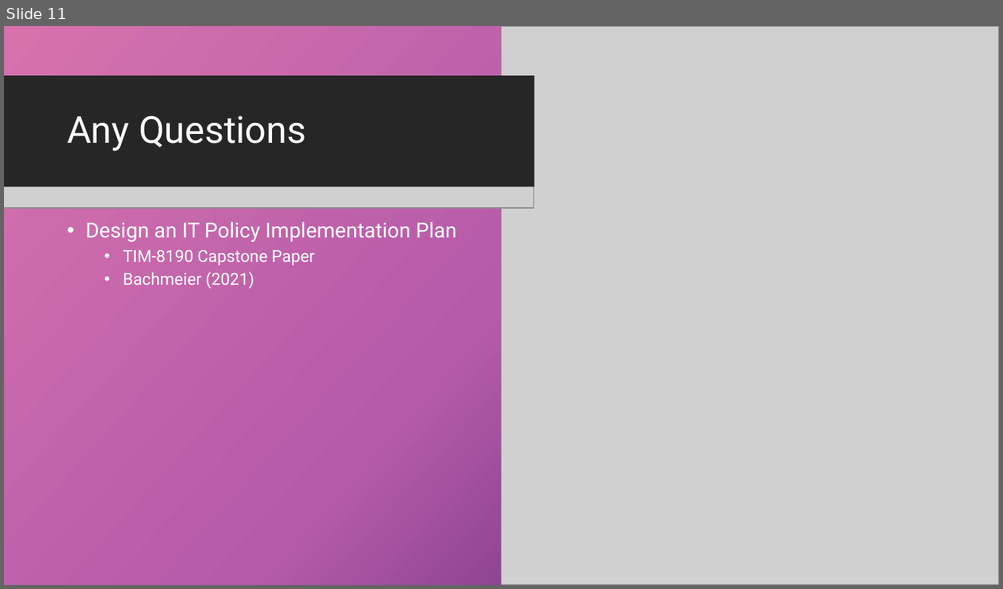
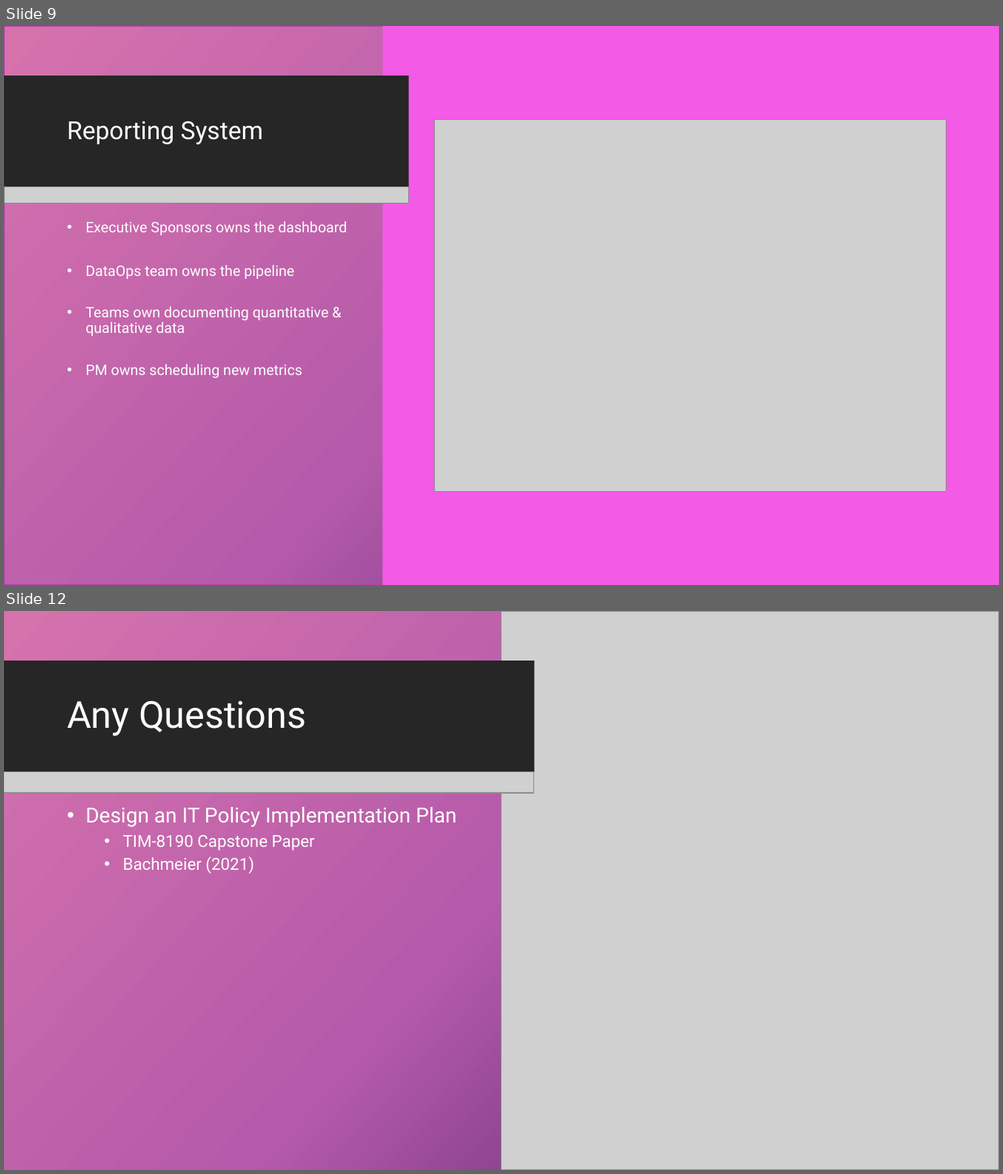
Before and after one commit to dr-natetorious/TIM-8190-Computer_Policy_Strategy, a slide deck: Section3_Implementation/Week8_Present/BachmeierNTIM8190-8.pptx. Shown one above the other, each under a label of ours: slide 11 before the commit, slides 9 and 12 after it; the slides between them are not shown. The pictures are 1003x589 and 1003x1174 pixels, drawn with LibreOffice and Linux fonts; fonts in the diff are those of the drawing; grey boxes stand for pictures; background and template pictures are left out. Boxes give left, top, right and bottom in pixels: in the first picture for what was removed or moved away, otherwise in the second. Text is boxed around its words. In the diff, an @@ line names an element or a change of style, - is before the commit and + after.

```diff
--- a/Section3_Implementation/Week8_Present/BachmeierNTIM8190-8.pptx
+++ b/Section3_Implementation/Week8_Present/BachmeierNTIM8190-8.pptx
@@ slide 9 added at (x1=4, y1=26, x2=999, y2=585), background picture (left out); not listed: 2 template elements that a slide beside it also shows @@
@@ rectangle added at (x1=4, y1=26, x2=999, y2=585), fill gradient #D774AD to #B55CAB to #3E1C5F, outline #B443AA 1 pt @@
@@ rectangle added at (x1=382, y1=26, x2=999, y2=585), fill #F35AE6 @@
@@ rectangle added at (x1=4, y1=76, x2=408, y2=188), fill #262626 @@
@@ title added at (x1=67, y1=121, x2=263, y2=144), 24 pt, text #FFFFFF @@
+Reporting System
@@ picture added at (x1=435, y1=119, x2=946, y2=492) @@
@@ picture added at (x1=4, y1=187, x2=408, y2=203) @@
@@ text added at (x1=85, y1=221, x2=347, y2=378), 14 pt, text #FFFFFF @@
+• Executive Sponsors owns the dashboard
+• DataOps team owns the pipeline
+• Teams own documenting quantitative & qualitative data
+• PM owns scheduling new metrics
@@ what was slide 11 is now slide 12 @@
```
Also in this commit, not shown: 2 slides changed, 3 slides removed, 2 other files.
